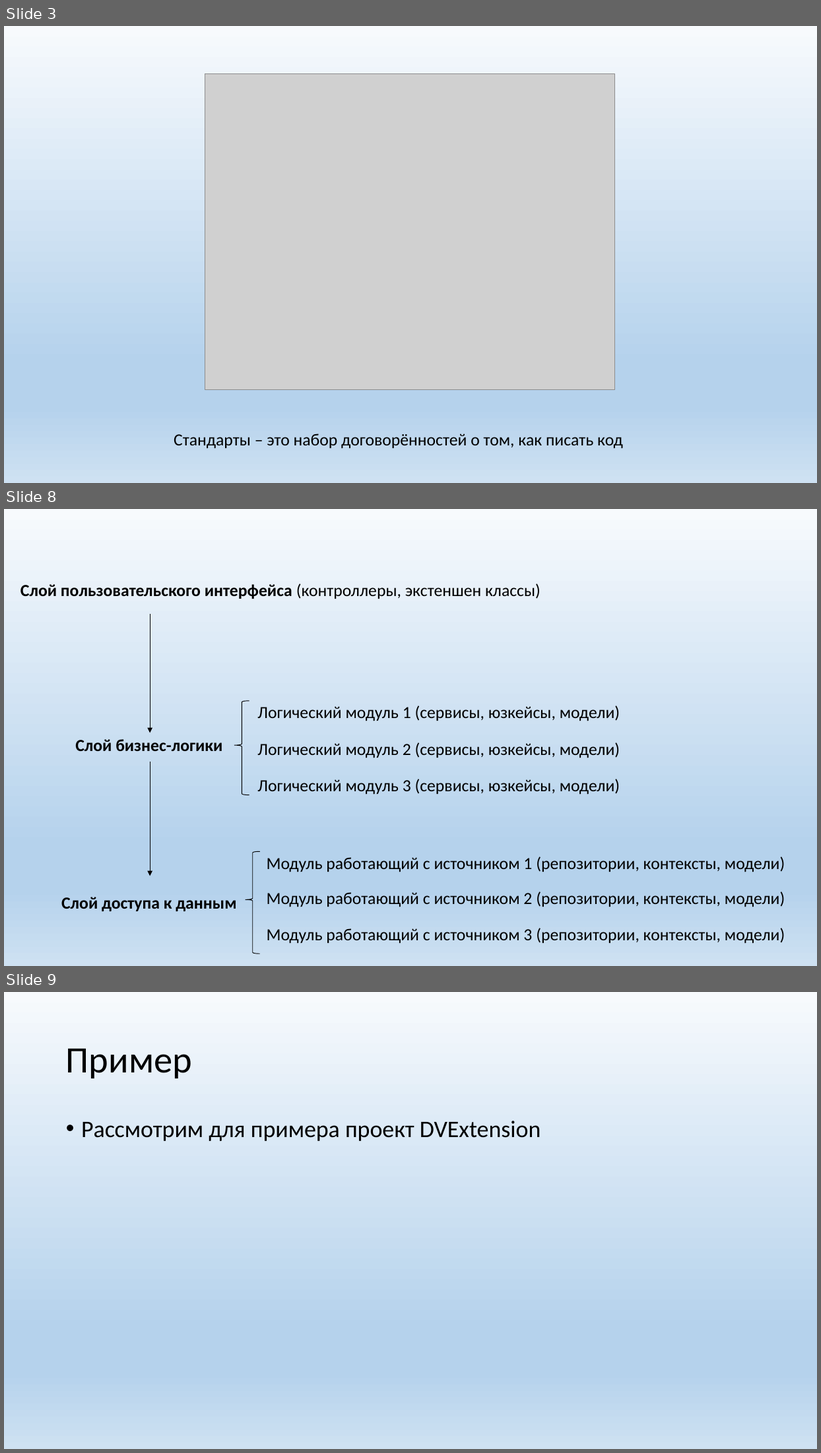
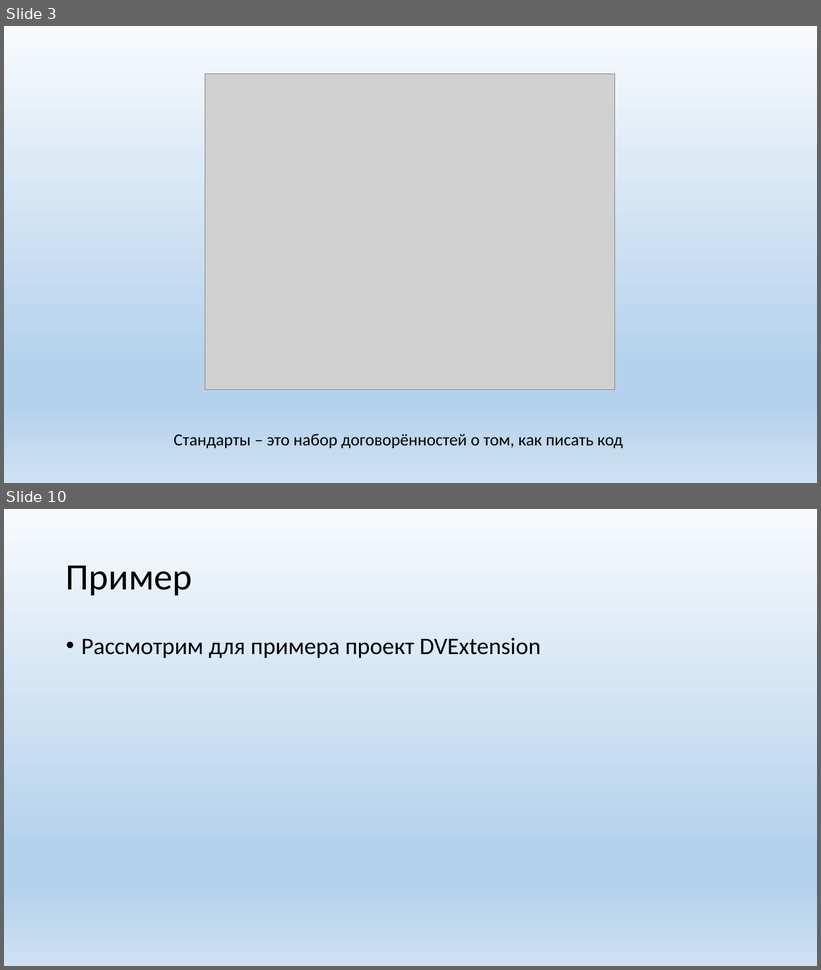
Before and after one commit to sergeyryskulov/Presentations, a slide deck: 10. Стандарты группы DocsVision/Стандарты на архитектуру кода группы DocsVision.pptx. Shown one above the other, each under a label of ours: slides 3, 8 and 9 before the commit, slides 3 and 10 after it; the slides between them are not shown. The pictures are 821x1453 and 821x970 pixels, drawn with LibreOffice and Linux fonts; fonts in the diff are those of the drawing; grey boxes stand for pictures. Boxes give left, top, right and bottom in pixels: in the first picture for what was removed or moved away, otherwise in the second. Text is boxed around its words. In the diff, an @@ line names an element or a change of style, - is before the commit and + after.

```diff
--- a/10. Стандарты группы DocsVision/Стандарты на архитектуру кода группы DocsVision.pptx
+++ b/10. Стандарты группы DocsVision/Стандарты на архитектуру кода группы DocsVision.pptx
@@ slide 8 removed at (x1=4, y1=509, x2=817, y2=966), background gradient #F7FAFD to #B5D2EC to #CEE1F2 @@
@@ text removed at (x1=20, y1=584, x2=541, y2=599) @@
-Слой пользовательского интерфейса (контроллеры, экстеншен классы)
@@ arrow removed from (150, 614) to (150, 733) @@
@@ left brace removed at (x1=234, y1=701, x2=250, y2=795) @@
@@ text removed at (x1=257, y1=706, x2=620, y2=722) @@
-Логический модуль 1 (сервисы, юзкейсы, модели)
@@ text removed at (x1=75, y1=739, x2=222, y2=751) @@
-Слой бизнес-логики
@@ text removed at (x1=257, y1=743, x2=620, y2=758) @@
-Логический модуль 2 (сервисы, юзкейсы, модели)
@@ arrow removed from (150, 762) to (150, 876) @@
@@ text removed at (x1=257, y1=779, x2=620, y2=795) @@
-Логический модуль 3 (сервисы, юзкейсы, модели)
@@ left brace removed at (x1=246, y1=852, x2=260, y2=955) @@
@@ text removed at (x1=267, y1=857, x2=785, y2=873) @@
-Модуль работающий с источником 1 (репозитории, контексты, модели)
@@ text removed at (x1=61, y1=897, x2=236, y2=912) @@
-Слой доступа к данным
@@ text removed at (x1=267, y1=892, x2=785, y2=908) @@
-Модуль работающий с источником 2 (репозитории, контексты, модели)
@@ text removed at (x1=267, y1=928, x2=785, y2=944) @@
-Модуль работающий с источником 3 (репозитории, контексты, модели)
@@ what was slide 9 is now slide 10 @@
```
Also in this commit, not shown: 3 slides changed, 4 slides added, 1 other slide removed.
